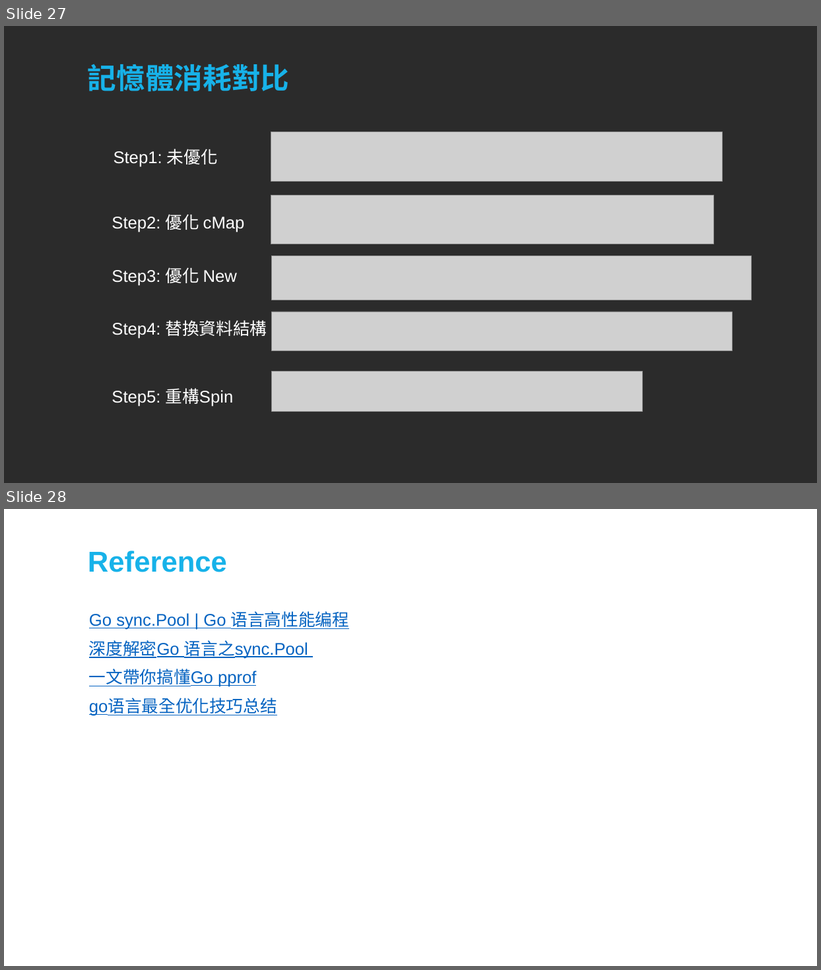
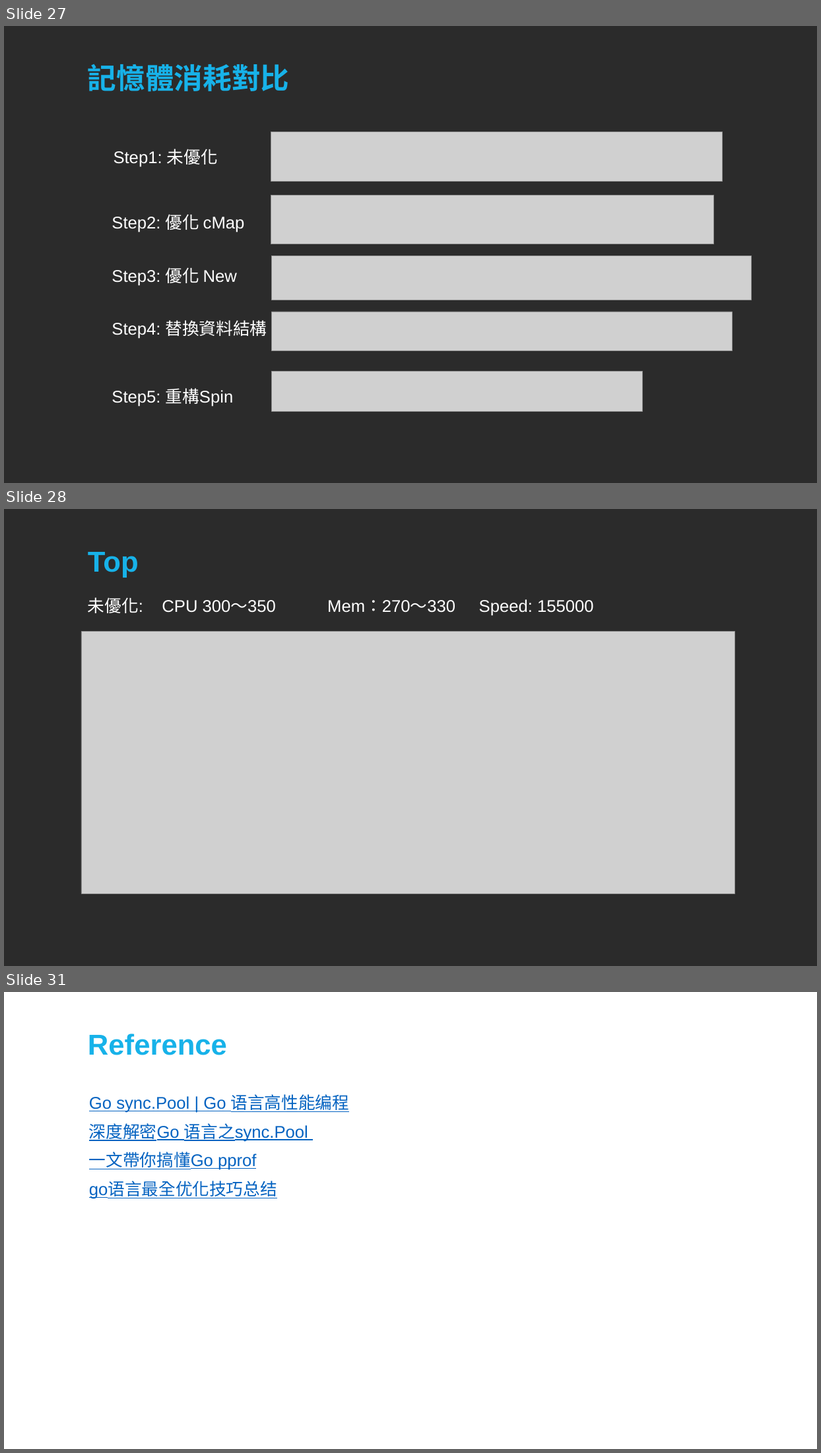
Before and after one commit to linonon/Technical-summary-sharing, a slide deck: 2/pool.pptx. Shown one above the other, each under a label of ours: slides 27 and 28 before the commit, slides 27, 28 and 31 after it; the slides between them are not shown. The pictures are 821x970 and 821x1453 pixels, drawn with LibreOffice and Linux fonts; fonts in the diff are those of the drawing; grey boxes stand for pictures; background and template pictures are left out; a plain dark background stands for a picture behind light text. Boxes give left, top, right and bottom in pixels: in the first picture for what was removed or moved away, otherwise in the second. Text is boxed around its words. In the diff, an @@ line names an element or a change of style, - is before the commit and + after.

```diff
--- a/2/pool.pptx
+++ b/2/pool.pptx
@@ slide 28 added at (4,509,817,966), background picture (left out) @@
@@ title added at (88,552,139,578), 68 pt, text #17B2E9, bold @@
+Top
@@ text added at (88,597,594,616), 40 pt, text #FFFFFF @@
+未優化: CPU 300～350 Mem：270～330 Speed: 155000
@@ picture added at (81,632,735,894) @@
@@ what was slide 28 is now slide 31 @@
```
Also in this commit, not shown: 2 other slides added, 3 other files.
